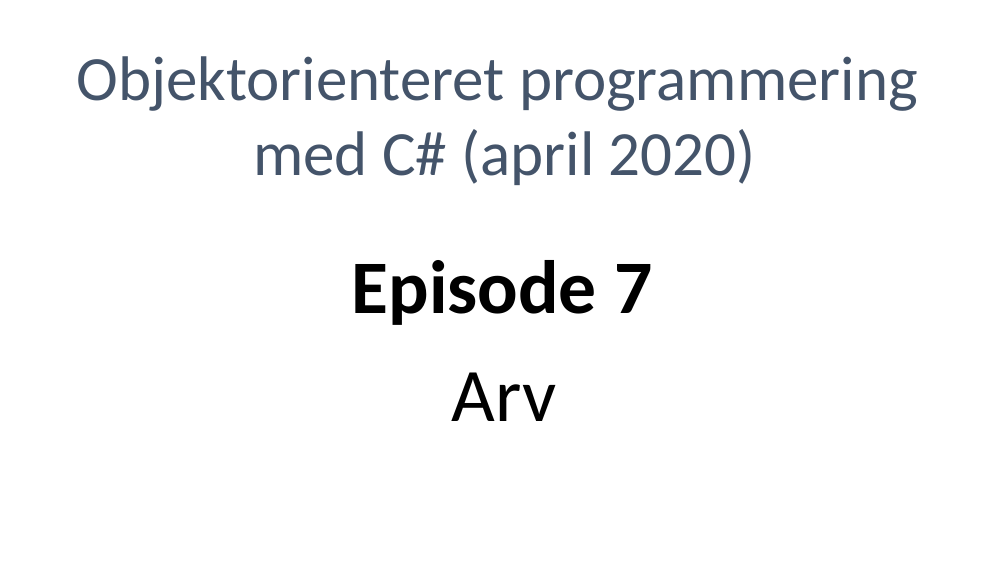
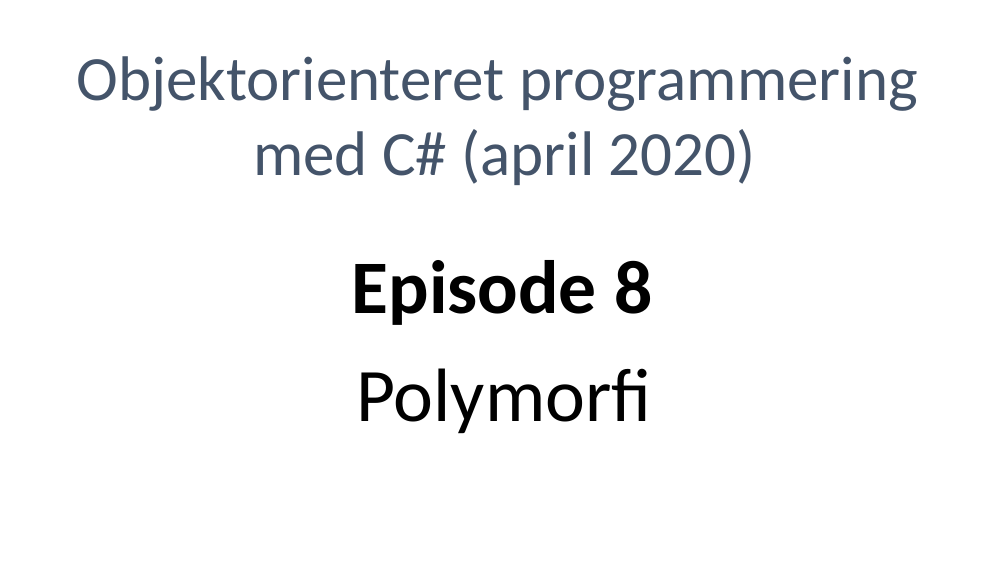
Before and after one commit to devcronberg/csskole, a slide deck: slide 1 of noter/Z01Temp/cover.pptx. Drawn at 1008x567 pixels with LibreOffice and Linux fonts; fonts in the diff are those of the drawing. Boxes give left, top, right and bottom in pixels: in the first picture for what was removed or moved away, otherwise in the second. Text is boxed around its words. In the diff, an @@ line names an element or a change of style, - is before the commit and + after.

```diff
--- a/noter/Z01Temp/cover.pptx
+++ b/noter/Z01Temp/cover.pptx
@@ text at box(352, 260, 652, 325): text changed @@
-Episode 7
+Episode 8
@@ text at box(356, 368, 651, 434): text changed @@
-Arv
+Polymorfi
```
Also in this commit, not shown: 3 other files.
